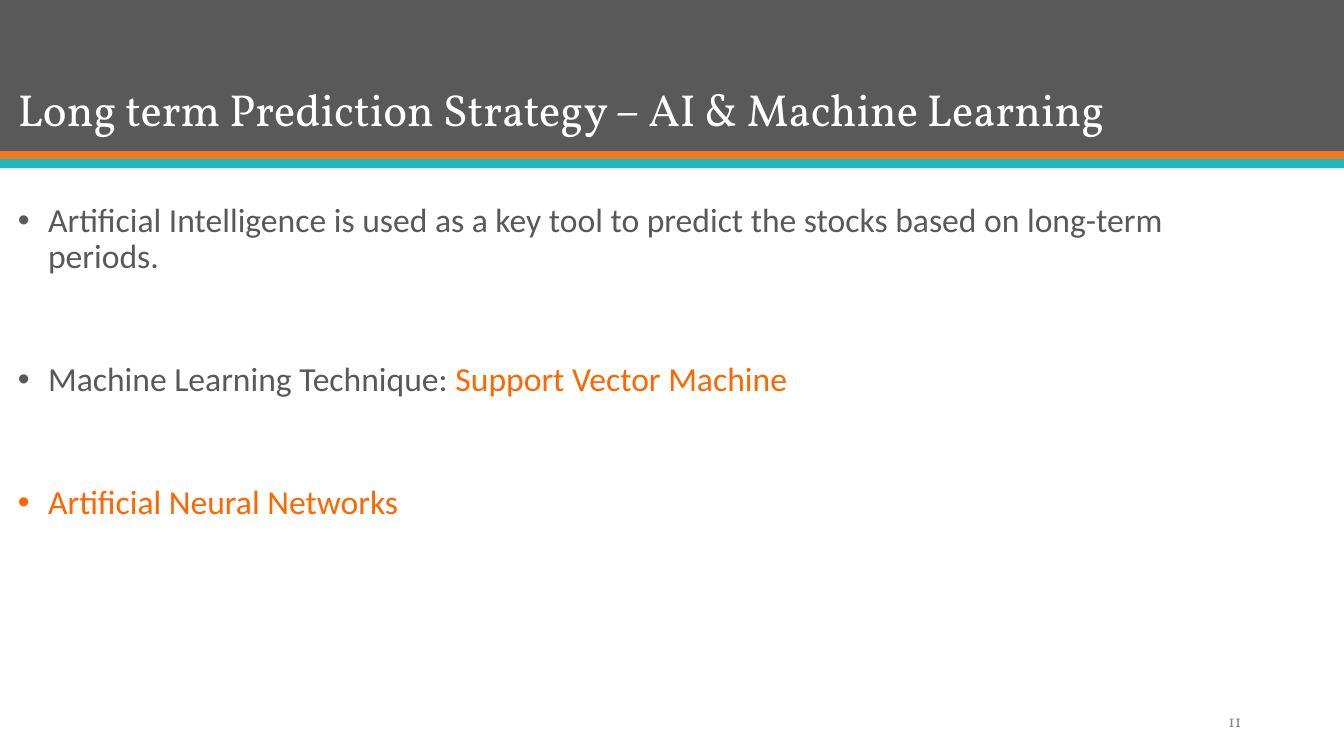
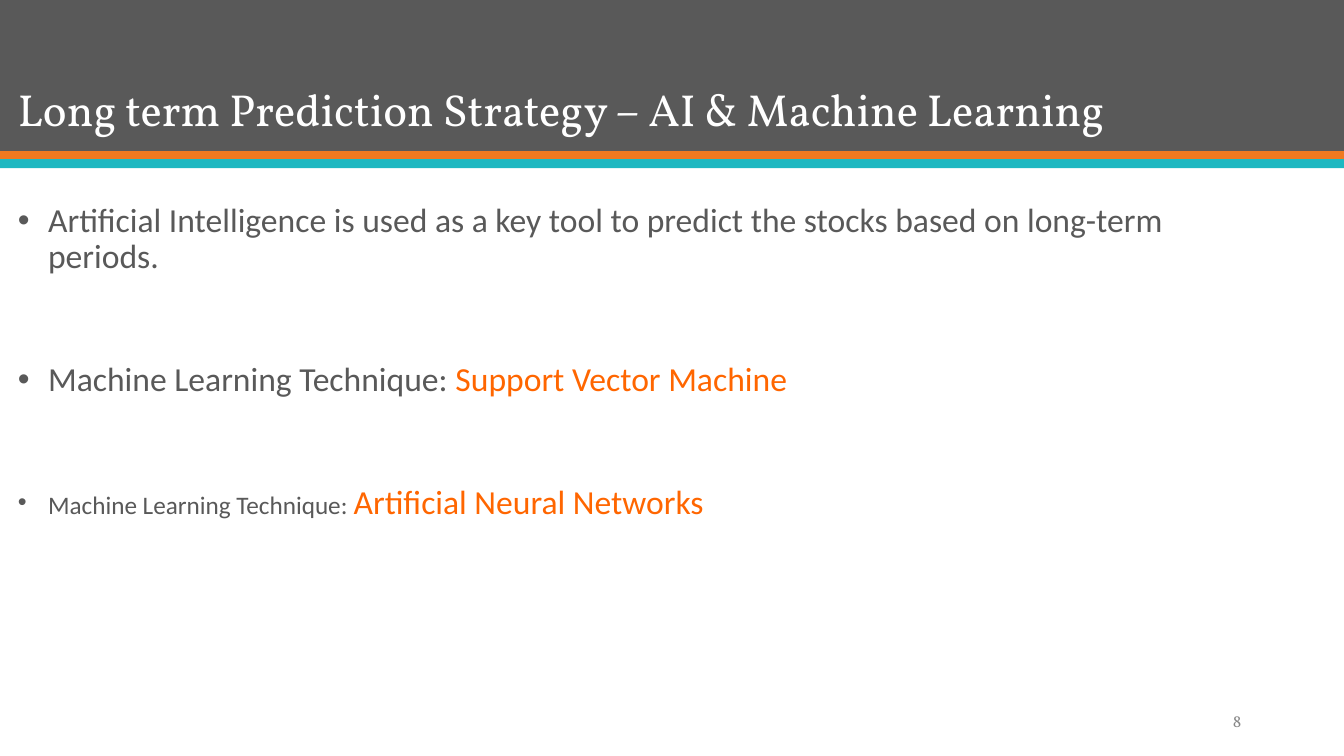
Before and after one commit to mJaiswal/Stock-Market-Prediction-Project, a slide deck: slide 8 of All Documentation/Presentations/Group 13 - ECE 568 - Final Project Preliminary Presentation.pptx (slide 11 before the commit). Drawn at 1344x756 pixels with LibreOffice and Linux fonts; fonts in the diff are those of the drawing. Boxes give left, top, right and bottom in pixels: in the first picture for what was removed or moved away, otherwise in the second. Text is boxed around its words. In the diff, an @@ line names an element or a change of style, - is before the commit and + after.

```diff
--- a/All Documentation/Presentations/Group 13 - ECE 568 - Final Project Preliminary Presentation.pptx
+++ b/All Documentation/Presentations/Group 13 - ECE 568 - Final Project Preliminary Presentation.pptx
@@ text at [48,490,704,519]: text changed; size 24 to 18 pt; text colour #FF6600 to #595959 @@
-• Artificial Neural Networks
+• Machine Learning Technique: Artificial Neural Networks
@@ page number at [1233,716,1242,727]: text changed @@
-11
+8
```
Also in this commit, not shown: 8 other slides changed, 2 slides added, 11 slides removed, 1 other file.
